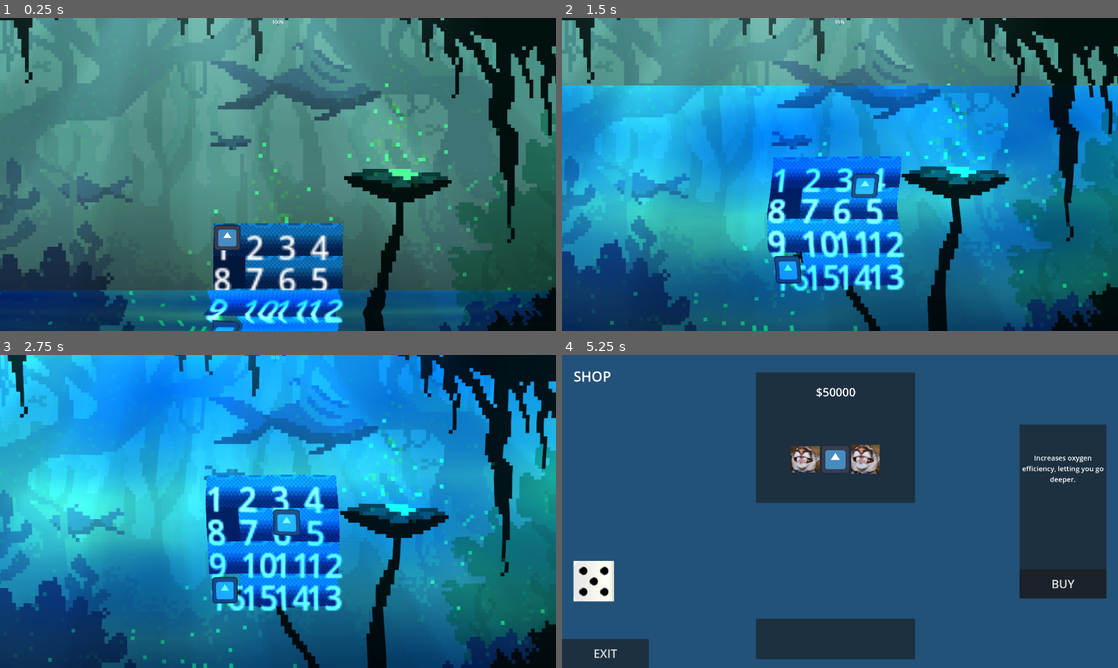
Above: before the commit, frames 1-4 (two rows, left to right).
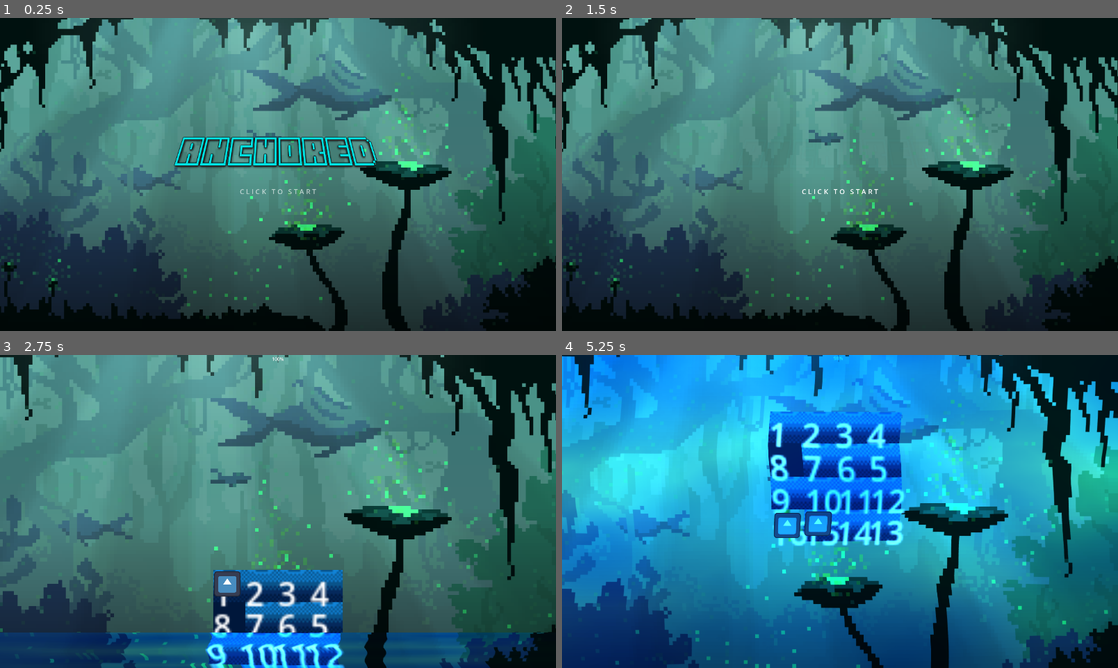
Above: after the commit, the same moments.

Repository: fakehahfaridi/gamejam2025
Game: Godot game, scene res://scenes/SplashScreen.tscn
Same seed, same stepped clock (60 frames per second), same inputs: the game is played once before the commit and once after it. Before the commit the project starts from res://scenes/MainScene.tscn. The engine's default icon, where the game draws it, is replaced by a stand-in: a white triangle on a blue panel in a dark square.
Inputs (mouse positions are in pixels of both pictures, inside the frame that each line leads up to):
- Up to frame 1 (0.25 s): no input
- Up to frame 2 (1.5 s): tap Enter (ui_accept) at 0.5, 0.77 s; move the mouse to (962, 158) at 0.52 s; tap R (roll_dice) at 0.6, 1.35 s; click (962, 158) at 0.67 s; move the mouse to (728, 190) at 1.27 s; click (728, 190) at 1.42 s
- Up to frame 3 (2.75 s): tap Enter (ui_accept) at 1.52 s; move the mouse to (333, 442) at 2.02 s; tap R (roll_dice) at 2.1 s; click (333, 442) at 2.17 s
- Up to frame 4 (5.25 s): move the mouse to (812, 574) at 2.77 s; tap R (roll_dice) at 2.85, 3.6, 4.35 s; click (812, 574) at 2.92 s; tap Enter (ui_accept) at 3.02, 3.77, 4.52 s; move the mouse to (1006, 558) at 3.52 s; click (1006, 558) at 3.67 s; move the mouse to (673, 464) at 4.27 s; click (673, 464) at 4.42 s; click (806, 458) at 5.02 s

The runs differ from the first frame. In frame 1, 49% of the frame differs, in the area x 0-100%, y 0-100%; in frame 2, 84%; in frame 3, 87%; in frame 4, 93%.

Commit message:
dunno why i have these

Diff:
--- a/project.godot
+++ b/project.godot
@@ -11,7 +11,7 @@
 [application]
 
 config/name="gamejam2025"
-run/main_scene="res://scenes/MainScene.tscn"
+run/main_scene="res://scenes/SplashScreen.tscn"
 config/features=PackedStringArray("4.3", "Forward Plus")
 config/icon="res://other/icon.svg"
 
--- a/scripts/dice.gd
+++ b/scripts/dice.gd
@@ -3,13 +3,43 @@
 # Signal to emit the result
 signal rolled(result: int)
 
+@export var num_faces = 6  # Number of faces on the dice
+@export var face_probabilities = [0.05, 0.1, 0.15, 0.2, 0.25, 0.25] # Probabilities for each face (array of floats)
+
 # Function to roll the dice
 func roll_dice() -> int:
-	var result = randi() % 6 + 1  # Generate a random number between 1 and 6
-	emit_signal("rolled", result)  # Emit the result for other nodes
-	print("Dice rolled: ", result)  # Print the result for testing
+	# Ensure probabilities are valid
+	if face_probabilities.size() != num_faces:
+		push_error("Face probabilities do not match the number of faces!")
+		print("Sum of face probabilities: ", face_probabilities.sum())
 
-	return result
+		return -1
+
+	if abs(sum_array(face_probabilities) - 1.0) > 0.01:
+		push_error("Face probabilities must sum to 1.0!")
+		return -1
+
+	# Generate a random result based on the probabilities
+	var random_value = randf()
+	var cumulative_probability = 0.0
+
+	for i in range(num_faces):
+		cumulative_probability += face_probabilities[i]
+		if random_value <= cumulative_probability:
+			emit_signal("rolled", i + 1)  # Emit the result (1-based index)
+			print("Dice rolled:", i + 1)  # Print the result for testing
+			return i + 1
+
+	# Fallback (should not occur if probabilities are set correctly)
+	push_error("Random value exceeded cumulative probability range!")
+	return -1
+
+func sum_array(arr: Array) -> float:
+	var total = 0.0
+	for value in arr:
+		total += value
+	return total
+
 
 # Called when the game starts
 func _ready():
--- a/scripts/globals.gd
+++ b/scripts/globals.gd
@@ -1,6 +1,7 @@
 extends Node
 
 # Global game variables
+var new_run = true
 var depth_level = 1  # Current depth level
 var board_size = Vector2i(4, 4)  # Current board size (NxN)
 const CELL_SIZE = 16
--- a/scripts/underwater_overlay.gd
+++ b/scripts/underwater_overlay.gd
@@ -3,6 +3,7 @@
 @export var fill_duration = 2.0  # Duration of the fill animation (in seconds)
 @export var start_height = 0.0  # Initial height of the ColorRect (as a fraction of the screen height)
 @export var end_height = 1.0    # Final height as a fraction of screen height (0.0 - 1.0)
+@export var max_depth = 3  # Maximum depth level for full darkness
 
 var time_elapsed: float = 0.0
 var is_filling: bool = false
@@ -15,7 +16,11 @@
 	position = Vector2(0, get_viewport_rect().size.y - size.y)  # Align to the bottom
 
 	# Start the submerging effect
-	start_fill()
+	if Globals.new_run == true:
+		Globals.new_run = false
+		start_fill()
+	else:
+		filled()
 
 func _process(delta):
 	if is_filling:
@@ -33,7 +38,23 @@
 		if progress >= 1.0:
 			is_filling = false
 
+	# Fetch depth level from Globals and calculate darkness
+	var depth_level = Globals.depth_level
+	var darkness = clamp(float(depth_level) / max_depth, 0.0, 1.0)
+
+	# Update the shader's depth_darkness parameter
+	if material is ShaderMaterial:
+		var shader_material = material as ShaderMaterial
+		shader_material.set("shader_parameter/depth_darkness", darkness)
+
 func start_fill():
 	# Start the fill animation
 	time_elapsed = 0.0
 	is_filling = true
+
+func filled():
+	# Set the size and position as if the fill is complete
+	var target_height = initial_size.y * end_height
+	size = Vector2(initial_size.x, target_height)
+	position = Vector2(0, get_viewport_rect().size.y - size.y)  # Align to the bottom
+	is_filling = false  # Ensure no further filling occurs
Binary file added: Asset packs/Atlantis/Atlantis/Atlantis2_SpriteAnimation.png
Binary file added: Asset packs/Atlantis/Atlantis/ColorPalette.png
Binary file added: Asset packs/Atlantis/Atlantis/Icons_Preview.png
Binary file added: Asset packs/Atlantis/Atlantis/Items.png
Binary file added: Asset packs/Atlantis/Atlantis/Preview.png
Binary file added: Asset packs/Atlantis/Atlantis/Preview2.png
Binary file added: Asset packs/Atlantis/Atlantis/Screenshot (284).png
Binary file added: Asset packs/Atlantis/Atlantis/Screenshot (285).png
Binary file added: Asset packs/Atlantis/Atlantis/Screenshot (286).png
Binary file added: Asset packs/Atlantis/Atlantis/Screenshot (289).png
Binary file added: Asset packs/Atlantis/Atlantis/TileSets_Preview.png
Binary file added: Asset packs/Atlantis/Atlantis/Tileset1.png
(and 219 more such lines)
